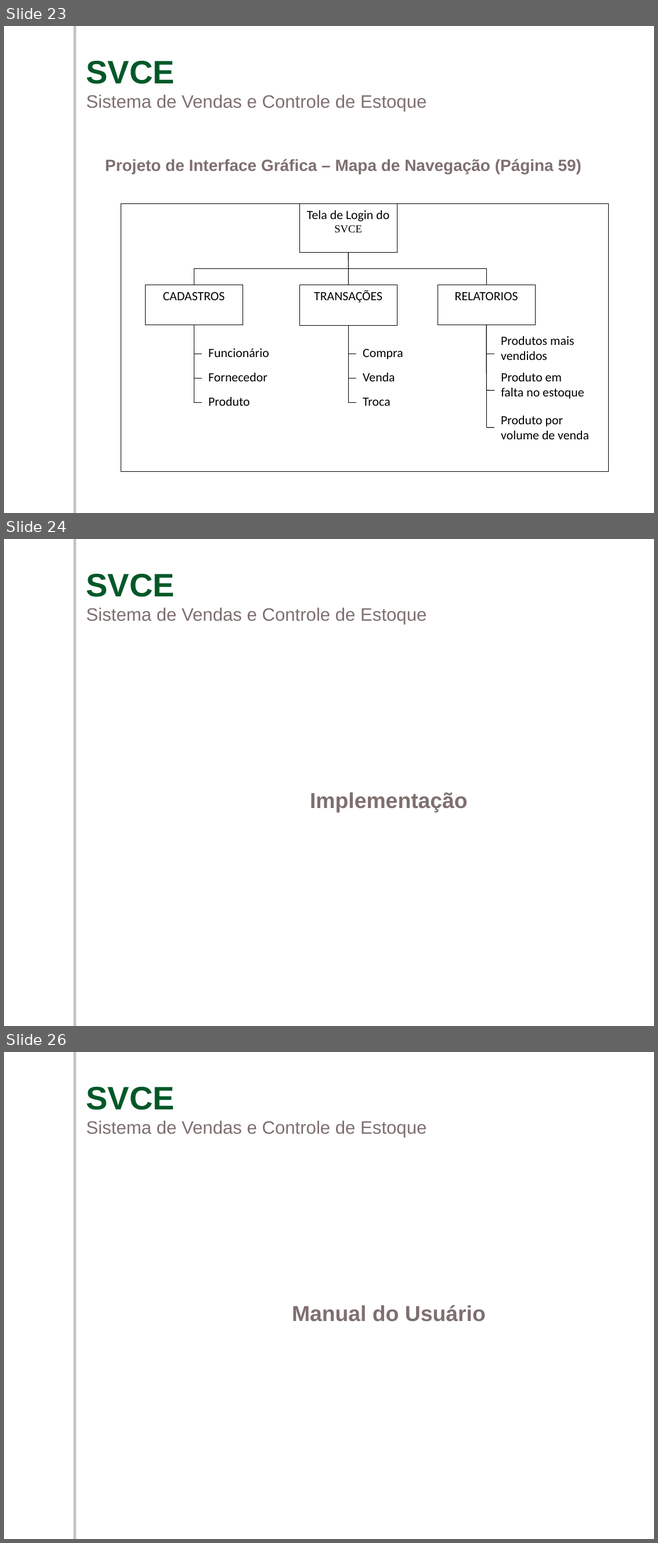
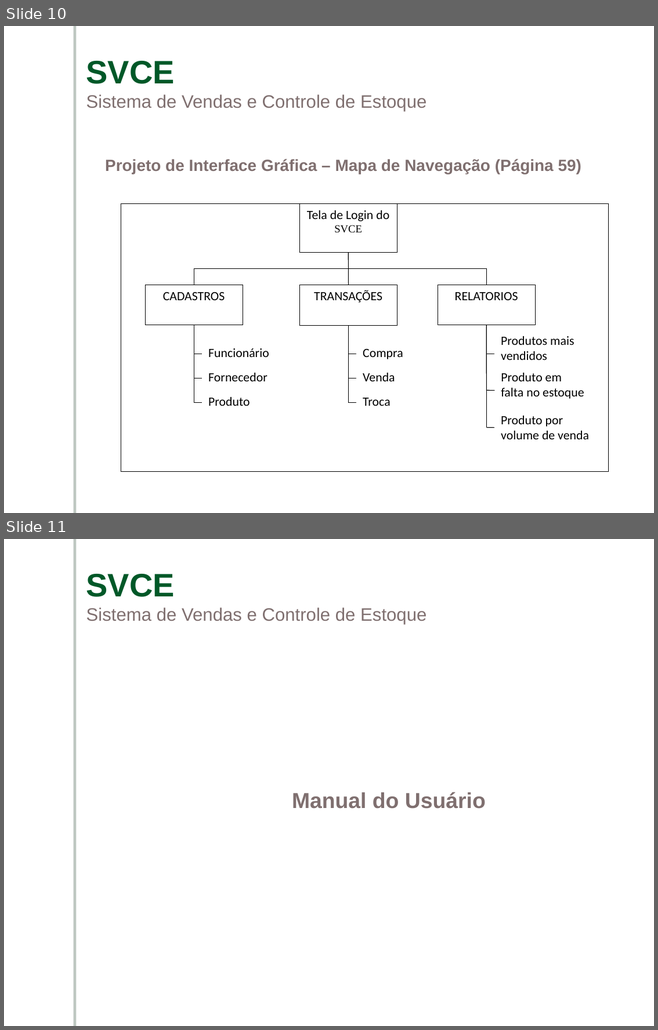
Before and after one commit to ViniciusConsultor/contentsystem, a slide deck: documentacao/Apresentação/Apresentacao-SVCE.ppt. Shown one above the other, each under a label of ours: slides 23, 24 and 26 before the commit, slides 10 and 11 after it; the slides between them are not shown. The pictures are 658x1543 and 658x1030 pixels, drawn with LibreOffice and Linux fonts; fonts in the diff are those of the drawing; background and template pictures are left out. Boxes give left, top, right and bottom in pixels: in the first picture for what was removed or moved away, otherwise in the second. Text is boxed around its words. In the diff, an @@ line names an element or a change of style, - is before the commit and + after.

```diff
--- a/documentacao/Apresentação/Apresentacao-SVCE.ppt
+++ b/documentacao/Apresentação/Apresentacao-SVCE.ppt
@@ slide 24 removed at (x1=4, y1=539, x2=654, y2=1026), background picture (left out); not listed: 1 template element that a slide beside it also shows @@
@@ text removed at (x1=86, y1=574, x2=426, y2=624) @@
-SVCE
-Sistema de Vendas e Controle de Estoque
@@ text removed at (x1=310, y1=792, x2=467, y2=813) @@
-Implementação
@@ what was slide 23 is now slide 10 @@
@@ what was slide 26 is now slide 11 @@
```
Also in this commit, not shown: 2 slides changed, 14 other slides removed.
